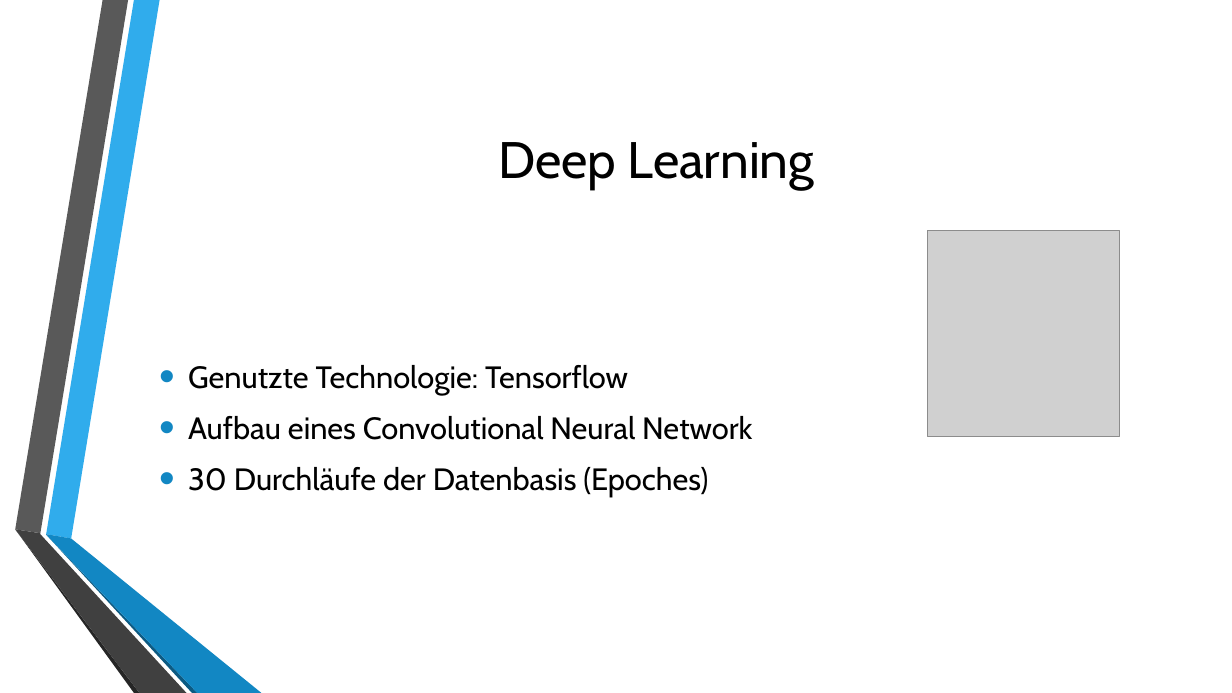
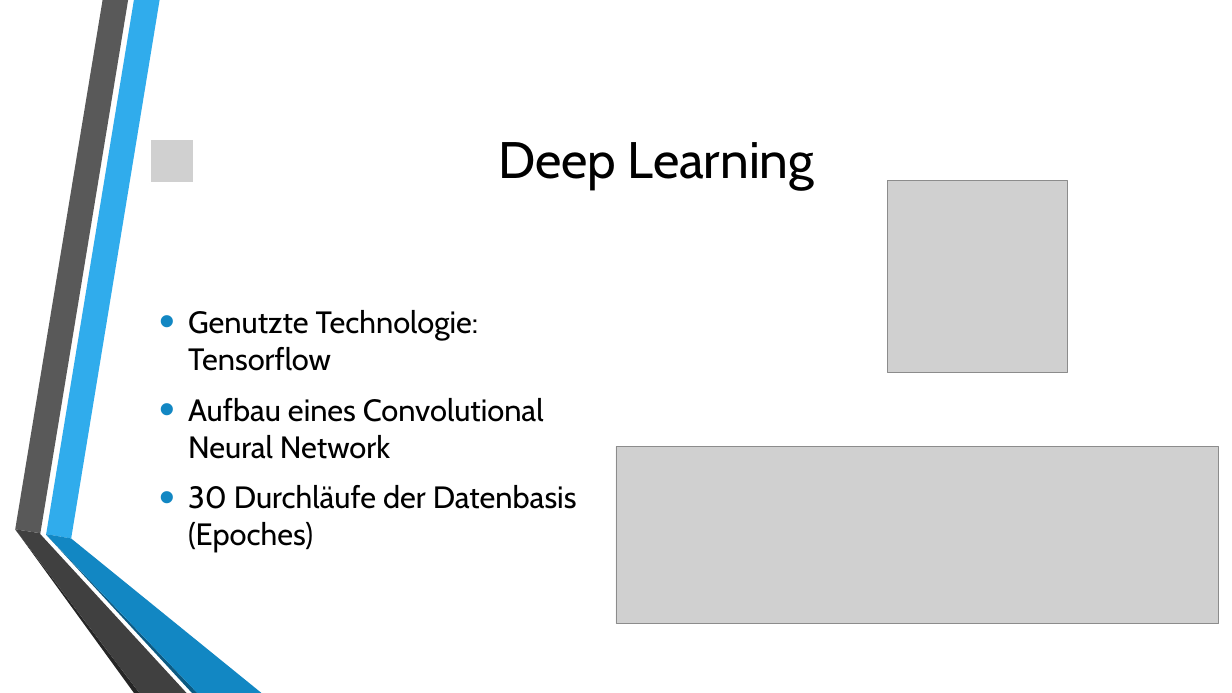
Before and after one commit to uol-mediaprocessing-201920/group-projects-traffic-signs, a slide deck: slide 8 of Praesentation_medienverarbeitung.pptx (slide 7 before the commit). Drawn at 1232x693 pixels with LibreOffice and Linux fonts; fonts in the diff are those of the drawing; grey boxes stand for pictures; background and template pictures are left out. Boxes give left, top, right and bottom in pixels: in the first picture for what was removed or moved away, otherwise in the second. Text is boxed around its words. In the diff, an @@ line names an element or a change of style, - is before the commit and + after.

```diff
--- a/Praesentation_medienverarbeitung.pptx
+++ b/Praesentation_medienverarbeitung.pptx
@@ picture added at (x1=150, y1=140, x2=194, y2=183) @@
@@ picture resized from (x1=927, y1=231, x2=1119, y2=437) to (x1=887, y1=180, x2=1067, y2=372) @@
@@ text "Genutzte Technologie: Tensorflow" rewrapped from (x1=188, y1=365, x2=752, y2=497) to (x1=188, y1=310, x2=577, y2=552) @@
@@ picture added at (x1=616, y1=446, x2=1219, y2=624) @@
```
Also in this commit, not shown: 7 other slides changed, 1 slide added.
